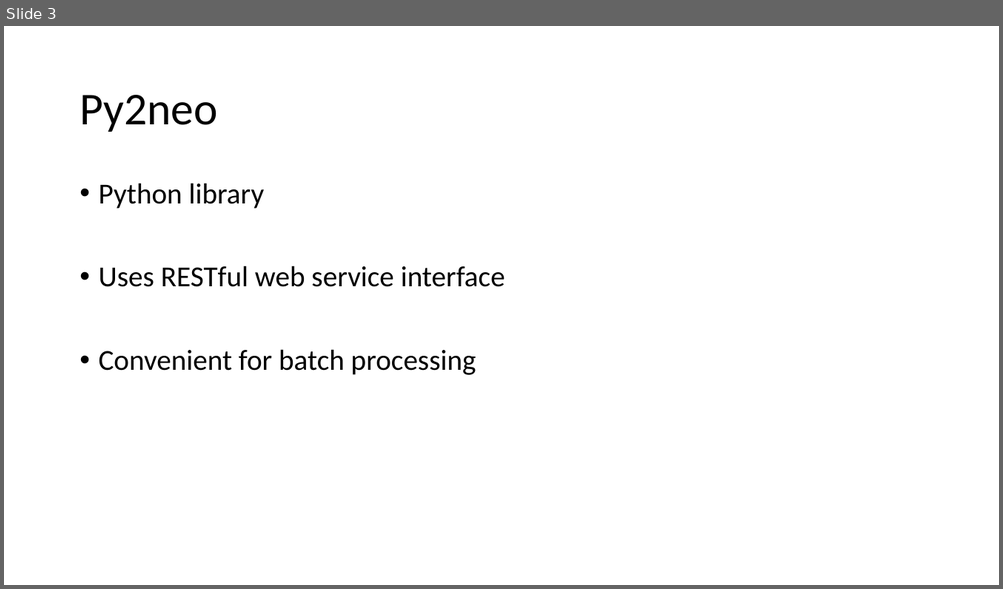
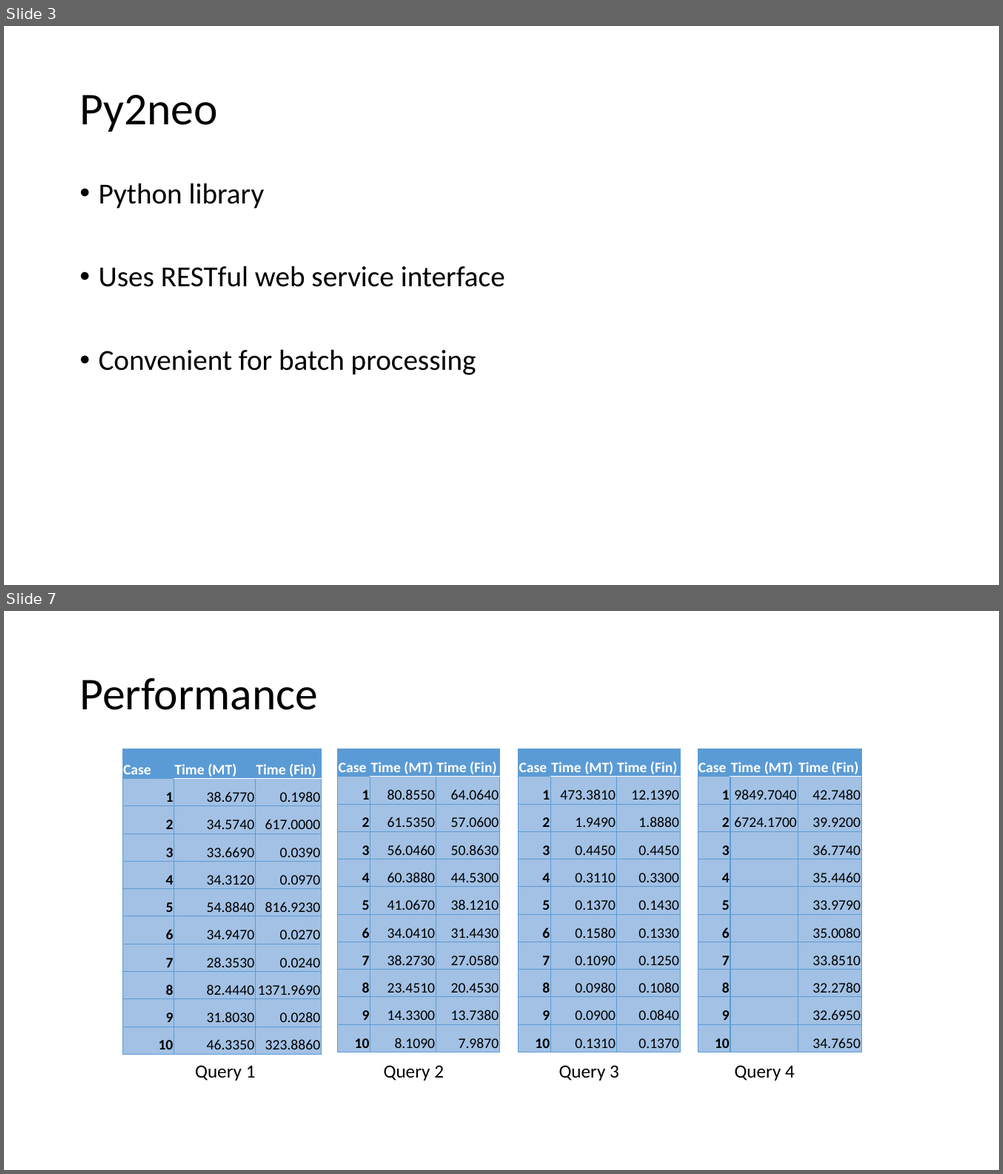
Before and after one commit to guptha-/sigmod, a slide deck: reports/Presentation.pptx. Shown one above the other, each under a label of ours: slide 3 before the commit, slides 3 and 7 after it; the slides between them are not shown. The pictures are 1003x589 and 1003x1174 pixels, drawn with LibreOffice and Linux fonts; fonts in the diff are those of the drawing. Boxes give left, top, right and bottom in pixels: in the first picture for what was removed or moved away, otherwise in the second. Text is boxed around its words. In the diff, an @@ line names an element or a change of style, - is before the commit and + after.

```diff
--- a/reports/Presentation.pptx
+++ b/reports/Presentation.pptx
@@ slide 7 added at [4,611,999,1170], background #FFFFFF @@
@@ title added at [79,678,318,710], 44 pt, text #000000 @@
+Performance
@@ table added at [122,749,321,1055], 11 rows, 3 columns @@
+Case | Time (MT) | Time (Fin)
+1 | 38.6770 | 0.1980
+2 | 34.5740 | 617.0000
+3 | 33.6690 | 0.0390
+4 | 34.3120 | 0.0970
+5 | 54.8840 | 816.9230
+6 | 34.9470 | 0.0270
+7 | 28.3530 | 0.0240
+8 | 82.4440 | 1371.9690
+9 | 31.8030 | 0.0280
+10 | 46.3350 | 323.8860
@@ table added at [338,749,499,1053], 11 rows, 3 columns @@
+Case | Time (MT) | Time (Fin)
+1 | 80.8550 | 64.0640
+2 | 61.5350 | 57.0600
+3 | 56.0460 | 50.8630
+4 | 60.3880 | 44.5300
+5 | 41.0670 | 38.1210
+6 | 34.0410 | 31.4430
+7 | 38.2730 | 27.0580
+8 | 23.4510 | 20.4530
+9 | 14.3300 | 13.7380
+10 | 8.1090 | 7.9870
@@ table added at [518,749,680,1053], 11 rows, 3 columns @@
+Case | Time (MT) | Time (Fin)
+1 | 473.3810 | 12.1390
+2 | 1.9490 | 1.8880
+3 | 0.4450 | 0.4450
+4 | 0.3110 | 0.3300
+5 | 0.1370 | 0.1430
+6 | 0.1580 | 0.1330
+7 | 0.1090 | 0.1250
+8 | 0.0980 | 0.1080
+9 | 0.0900 | 0.0840
+10 | 0.1310 | 0.1370
@@ table added at [697,749,860,1053], 11 rows, 3 columns @@
+Case | Time (MT) | Time (Fin)
+1 | 9849.7040 | 42.7480
+2 | 6724.1700 | 39.9200
+3 |  | 36.7740
+4 |  | 35.4460
+5 |  | 33.9790
+6 |  | 35.0080
+7 |  | 33.8510
+8 |  | 32.2780
+9 |  | 32.6950
+10 |  | 34.7650
@@ text added at [195,1065,256,1081], 18 pt, text #000000 @@
+Query 1
@@ text added at [384,1065,444,1081], 18 pt, text #000000 @@
+Query 2
@@ text added at [559,1065,619,1081], 18 pt, text #000000 @@
+Query 3
@@ text added at [734,1065,794,1081], 18 pt, text #000000 @@
+Query 4
```
Also in this commit, not shown: 4 other slides added, 15 other files.
